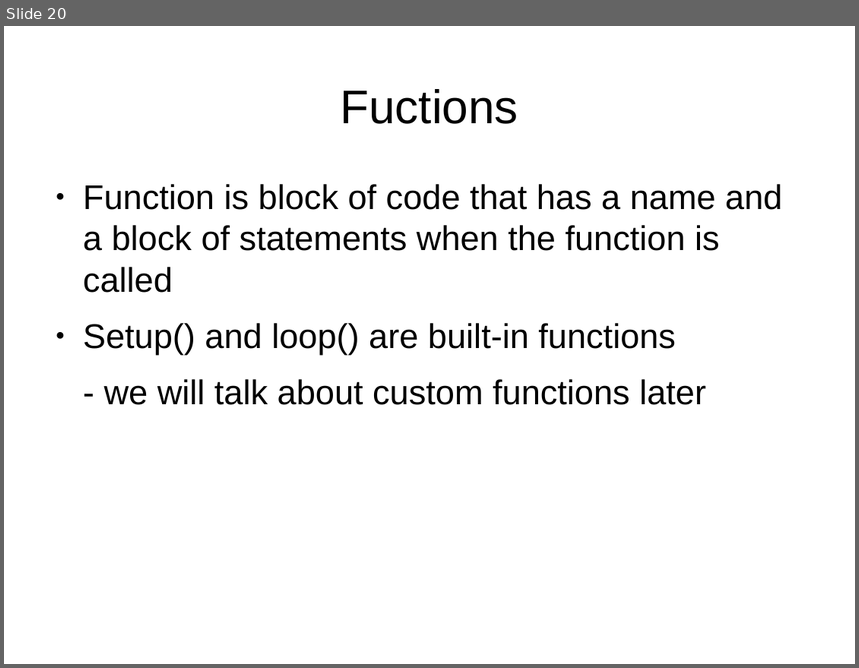
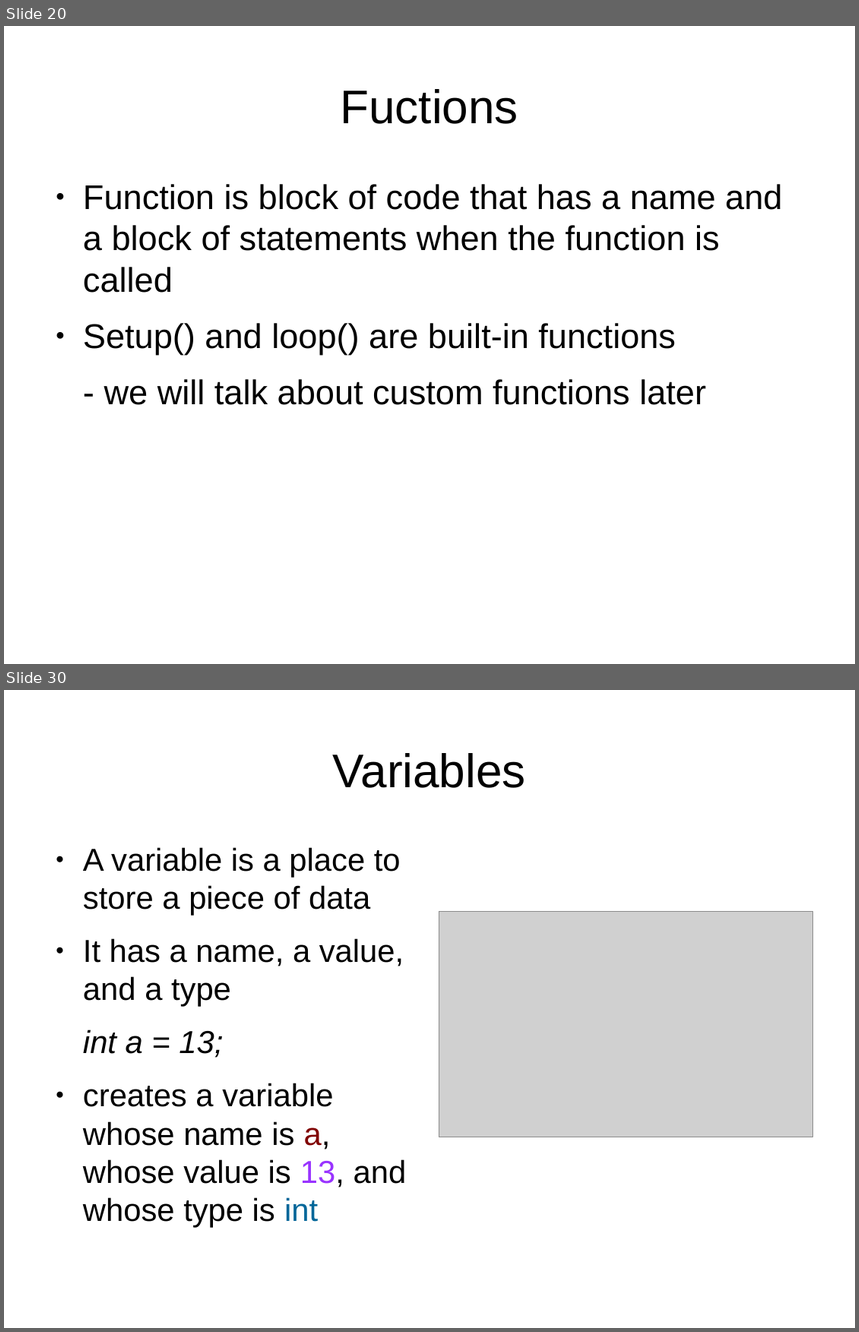
Before and after one commit to anilkunchalaece/LearnIt, a slide deck: Arduino/DayOne.odp. Shown one above the other, each under a label of ours: slide 20 before the commit, slides 20 and 30 after it; the slides between them are not shown. The pictures are 859x668 and 859x1332 pixels, drawn with LibreOffice and Linux fonts; fonts in the diff are those of the drawing; grey boxes stand for pictures. Boxes give left, top, right and bottom in pixels: in the first picture for what was removed or moved away, otherwise in the second. Text is boxed around its words. In the diff, an @@ line names an element or a change of style, - is before the commit and + after.

Commit message:
added variables

```diff
--- a/Arduino/DayOne.odp
+++ b/Arduino/DayOne.odp
@@ slide 30 added at box(4, 690, 855, 1328), background #FFFFFF @@
@@ title added at box(333, 753, 526, 788), 44 pt, text #000000 @@
+Variables
@@ text added at box(83, 847, 407, 1222), 29.6 pt, text #000000 @@
+● A variable is a place to store a piece of data
+● It has a name, a value, and a type
+int a = 13;
+● creates a variable whose name is a, whose value is 13, and whose type is int
@@ picture added at box(439, 912, 813, 1137) @@
```
Also in this commit, not shown: 10 other slides added, 15 other files.
